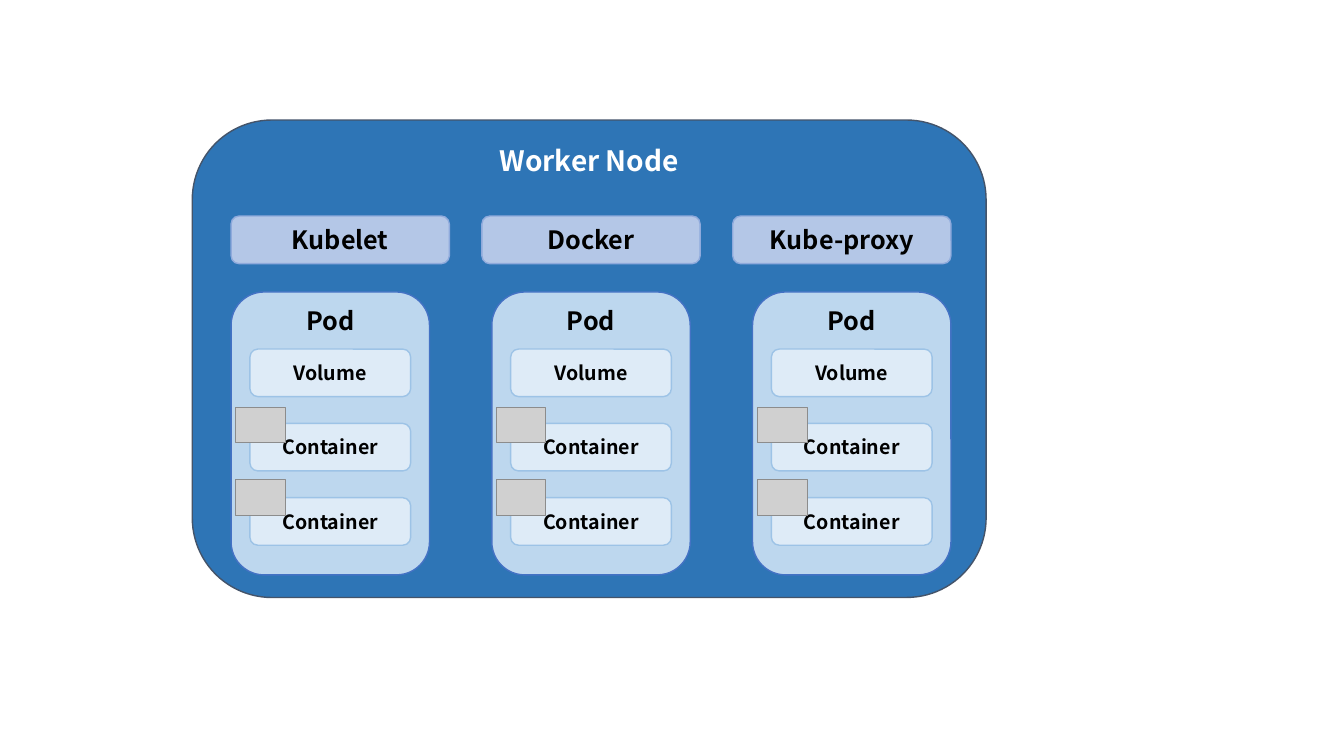
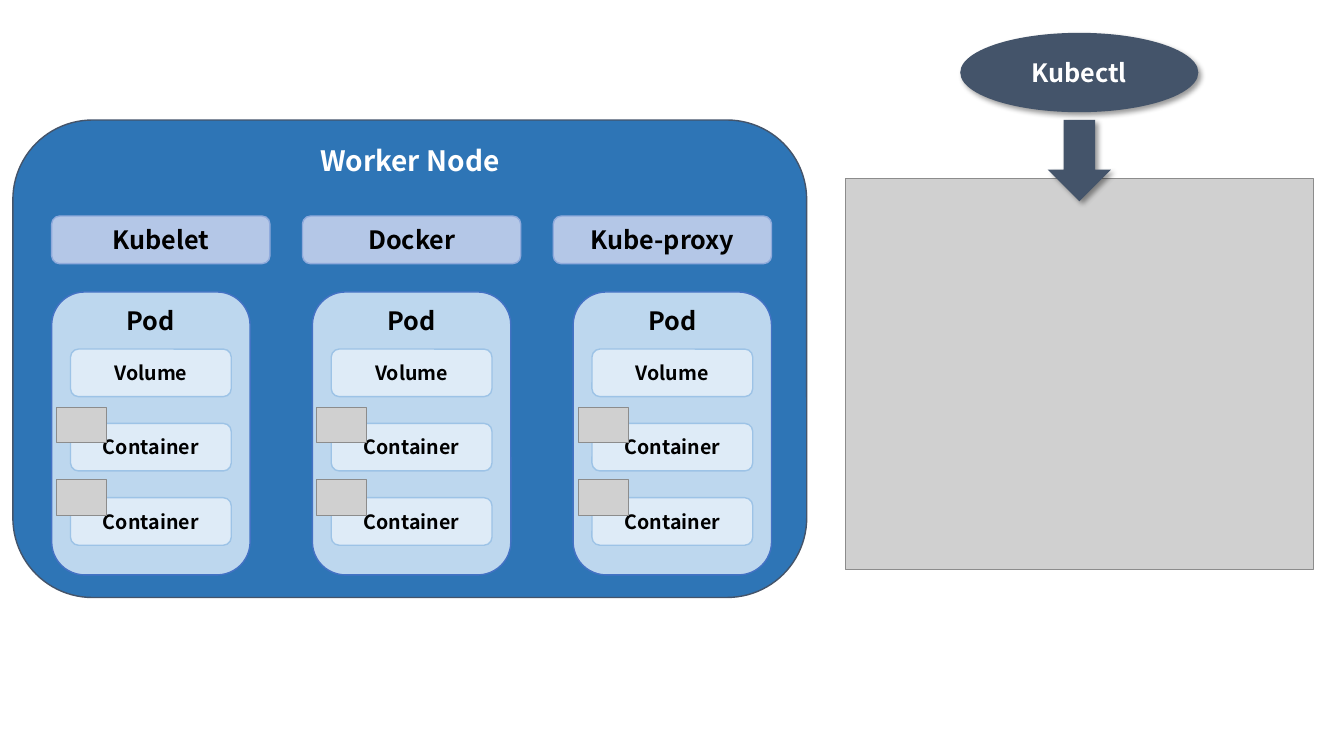
Before and after one commit to siwon-park/Infra-Study, a slide deck: slide 3 of markdown_image.pptx. Drawn at 1344x756 pixels with LibreOffice and Linux fonts; fonts in the diff are those of the drawing; grey boxes stand for pictures. Boxes give left, top, right and bottom in pixels: in the first picture for what was removed or moved away, otherwise in the second. Text is boxed around its words. In the diff, an @@ line names an element or a change of style, - is before the commit and + after.

```diff
--- a/markdown_image.pptx
+++ b/markdown_image.pptx
@@ ellipse added at [961,33,1199,113], fill #44546A, 18 pt, text #FFFFFF, bold @@
+Kubectl
@@ right arrow added at [1048,120,1111,202], fill #44546A @@
@@ picture added at [846,178,1314,570] @@
@@ 16 rounded rectangles, 6 pictures: place and size @@
-16 rounded rectangles, 6 pictures at [193,120,987,598]
+16 rounded rectangles, 6 pictures at [13,120,808,598]
```
Also in this commit, not shown: 1 other slide changed, 1 slide added, 4 other files.
